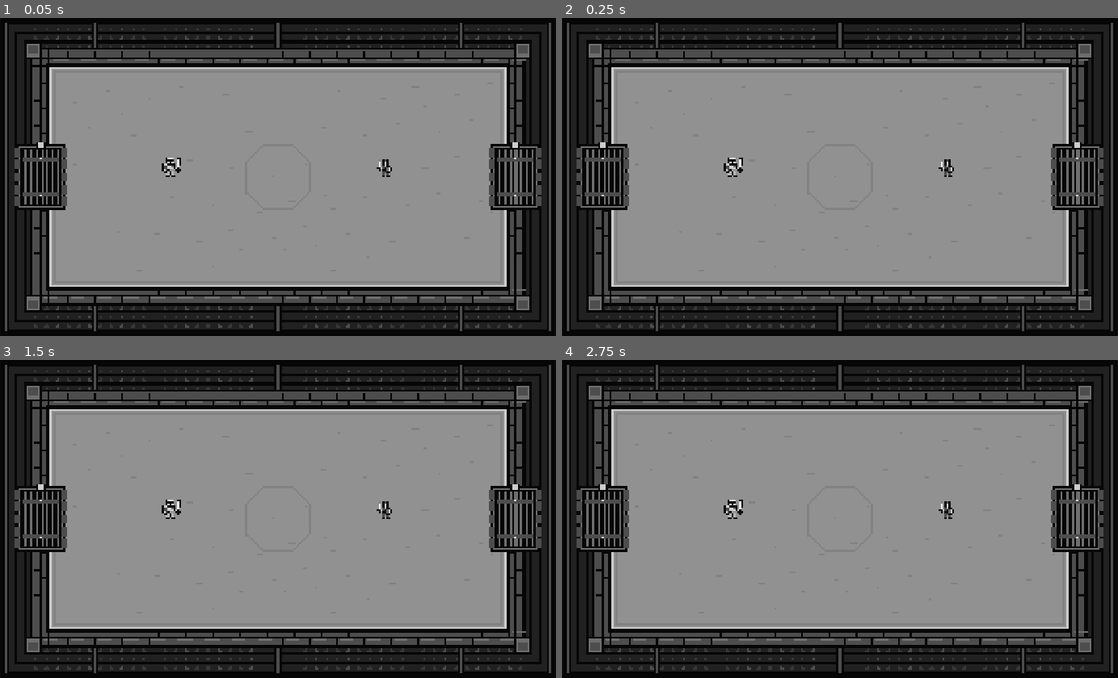
Above: before the commit, frames 1-4 (two rows, left to right).
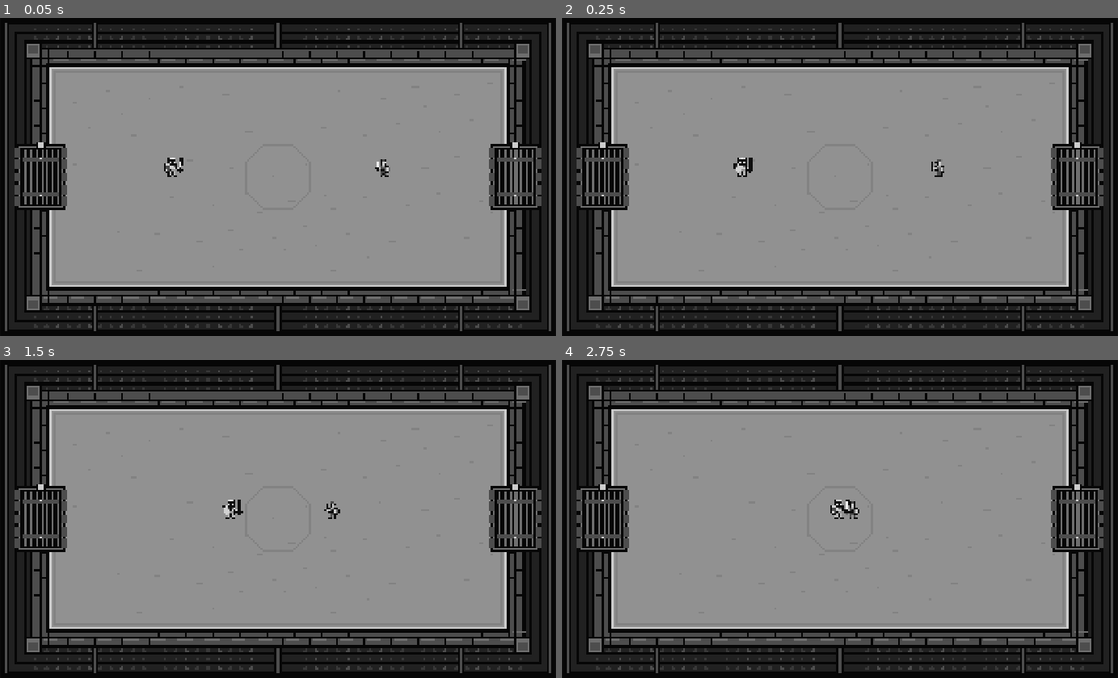
Above: after the commit, the same moments.

Repository: JoshuaLi-hua/divine-coliseum
Game: Godot game, scene res://scenes/main/main.tscn
The game is run twice, just before and just after one commit, with the same random seed, the same clock (stepped at 60 frames per second) and the same inputs.
Inputs:
- Up to frame 1 (0.05 s): no input
- Up to frame 2 (0.25 s): no input
- Up to frame 3 (1.5 s): no input
- Up to frame 4 (2.75 s): no input

The runs differ from the first frame. In frame 1, 0.2% of the frame differs, in the area x 29-71%, y 43-50%; in frame 2, 0.4%; in frame 3, 0.4%; in frame 4, 0.4%.

Commit message:
Divine Coliseum - Step 4 Basic Targeting and Movement

Diff:
--- a/scenes/units/unit.gd
+++ b/scenes/units/unit.gd
@@ -1,5 +1,6 @@
+class_name Unit
 extends CharacterBody2D
-## Minimal shared foundation. Stats are inert until later gameplay steps.
+## Shared team discovery and melee approach. Combat stats remain inert.
 
 enum Team { PLAYER, ENEMY }
 
@@ -12,7 +13,38 @@
 @export var attack_cooldown: float = 1.0
 
 var current_health: int = 0
+var current_target: Unit = null
 
 
 func _ready() -> void:
 	current_health = max_health
+	add_to_group("units")
+
+
+func _physics_process(delta: float) -> void:
+	if not is_instance_valid(current_target) or not current_target.is_inside_tree() or current_target.team == team:
+		current_target = _find_nearest_opponent()
+
+	velocity = Vector2.ZERO
+	if is_instance_valid(current_target):
+		var offset: Vector2 = current_target.global_position - global_position
+		var distance: float = offset.length()
+		var remaining: float = distance - attack_range
+		if remaining > 0.0 and delta > 0.0:
+			# Cap the last step so this unit cannot overshoot its melee range.
+			velocity = offset.normalized() * minf(move_speed, remaining / delta)
+	move_and_slide()
+
+
+func _find_nearest_opponent() -> Unit:
+	var nearest: Unit = null
+	var nearest_distance_squared: float = INF
+	for node: Node in get_tree().get_nodes_in_group("units"):
+		var candidate: Unit = node as Unit
+		if candidate == null or candidate == self or candidate.team == team:
+			continue
+		var distance_squared: float = global_position.distance_squared_to(candidate.global_position)
+		if distance_squared < nearest_distance_squared:
+			nearest = candidate
+			nearest_distance_squared = distance_squared
+	return nearest
